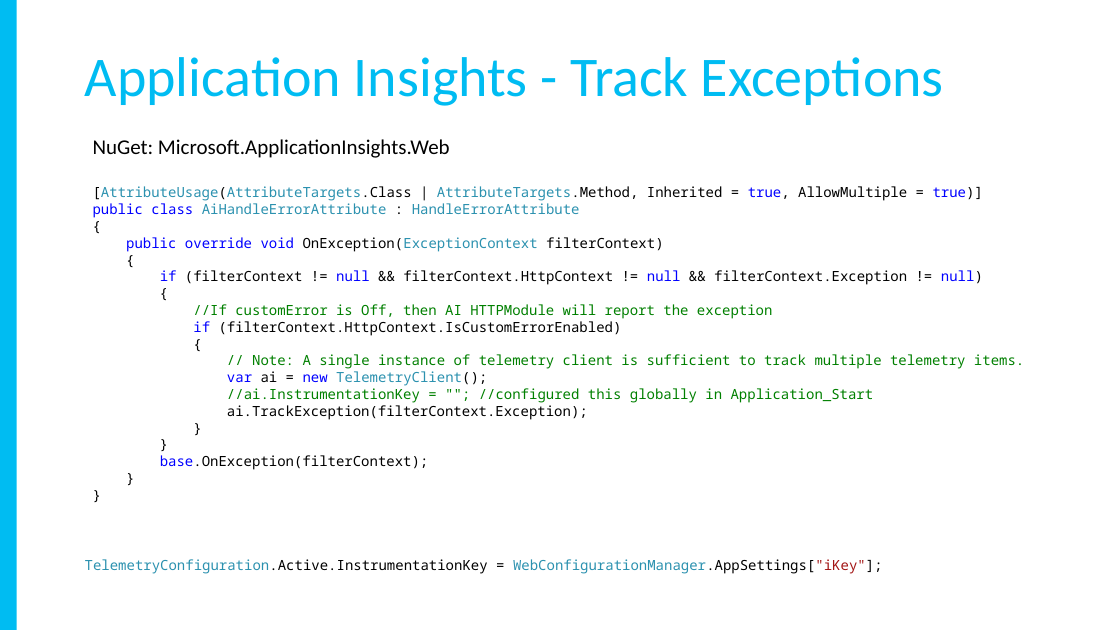
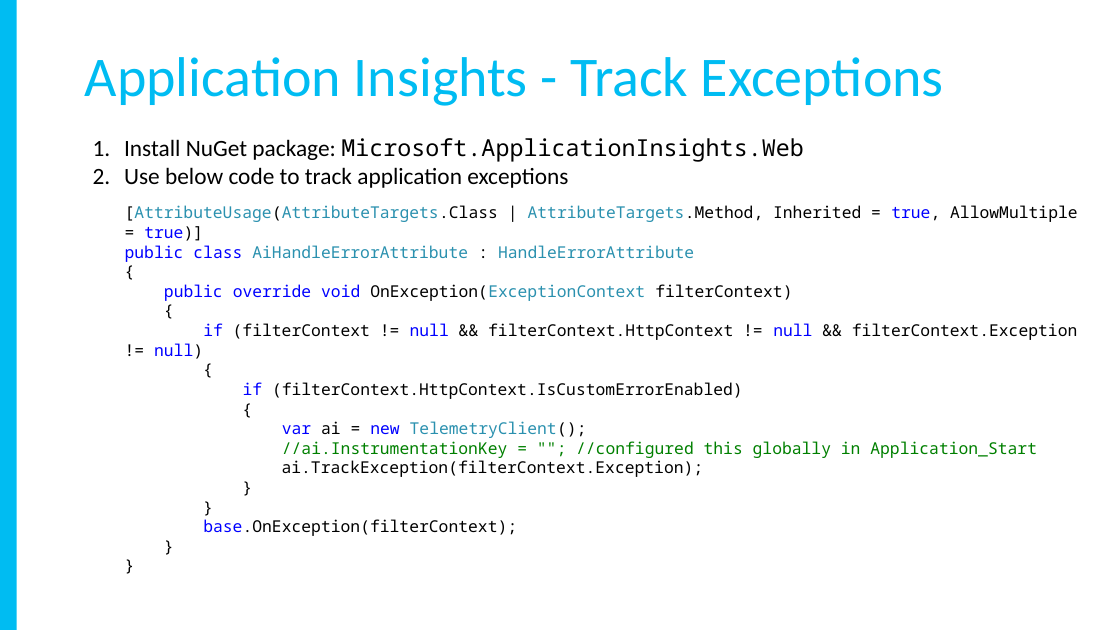
Before and after one commit to yadavavijay/tips-tricks, a slide deck: slide 5 of EmptyProject/Slides.pptx. Drawn at 1120x630 pixels with LibreOffice and Linux fonts; fonts in the diff are those of the drawing. Boxes give left, top, right and bottom in pixels: in the first picture for what was removed or moved away, otherwise in the second. Text is boxed around its words. In the diff, an @@ line names an element or a change of style, - is before the commit and + after.

Commit message:
slide updated

```diff
--- a/EmptyProject/Slides.pptx
+++ b/EmptyProject/Slides.pptx
@@ text at [124, 138, 803, 188]: text changed; size 18 to 20 pt @@
-NuGet: Microsoft.ApplicationInsights.Web
+1. Install NuGet package: Microsoft.ApplicationInsights.Web
+2. Use below code to track application exceptions
@@ text "[AttributeUsage(AttributeTargets.Class | AttributeTargets.Me ...": place and size @@
-text "[AttributeUsage(AttributeTargets.Class | AttributeTargets.Me ..." at [93, 186, 1024, 470]
+text "[AttributeUsage(AttributeTargets.Class | AttributeTargets.Me ..." at [125, 205, 1078, 536]
@@ text "[AttributeUsage(AttributeTargets.Class | AttributeTargets.Me ..." at [125, 205, 1078, 536]: size 12 to 14 pt @@
@@ text at [193, 304, 773, 319]: paragraph removed @@
-//If customError is Off, then AI HTTPModule will report the exception
@@ text at [252, 354, 1024, 369]: paragraph removed @@
-// Note: A single instance of telemetry client is sufficient to track multiple telemetry items.
@@ text removed at [85, 559, 883, 574] @@
-TelemetryConfiguration.Active.InstrumentationKey = WebConfigurationManager.AppSettings["iKey"];
```
Also in this commit, not shown: 7 other slides changed, 4 slides added, 1 slide removed.
